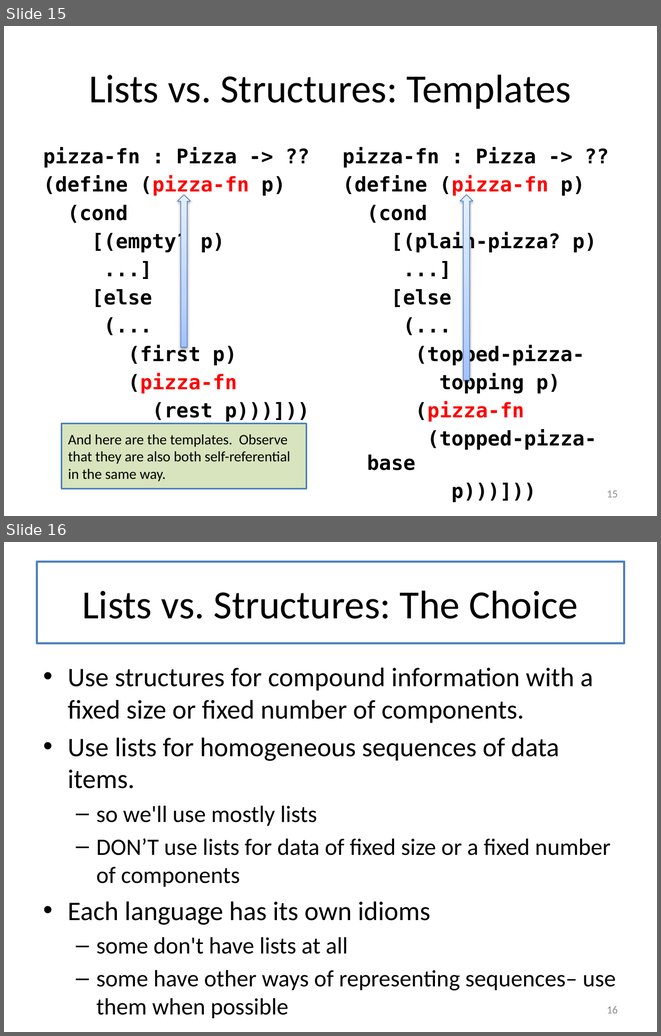
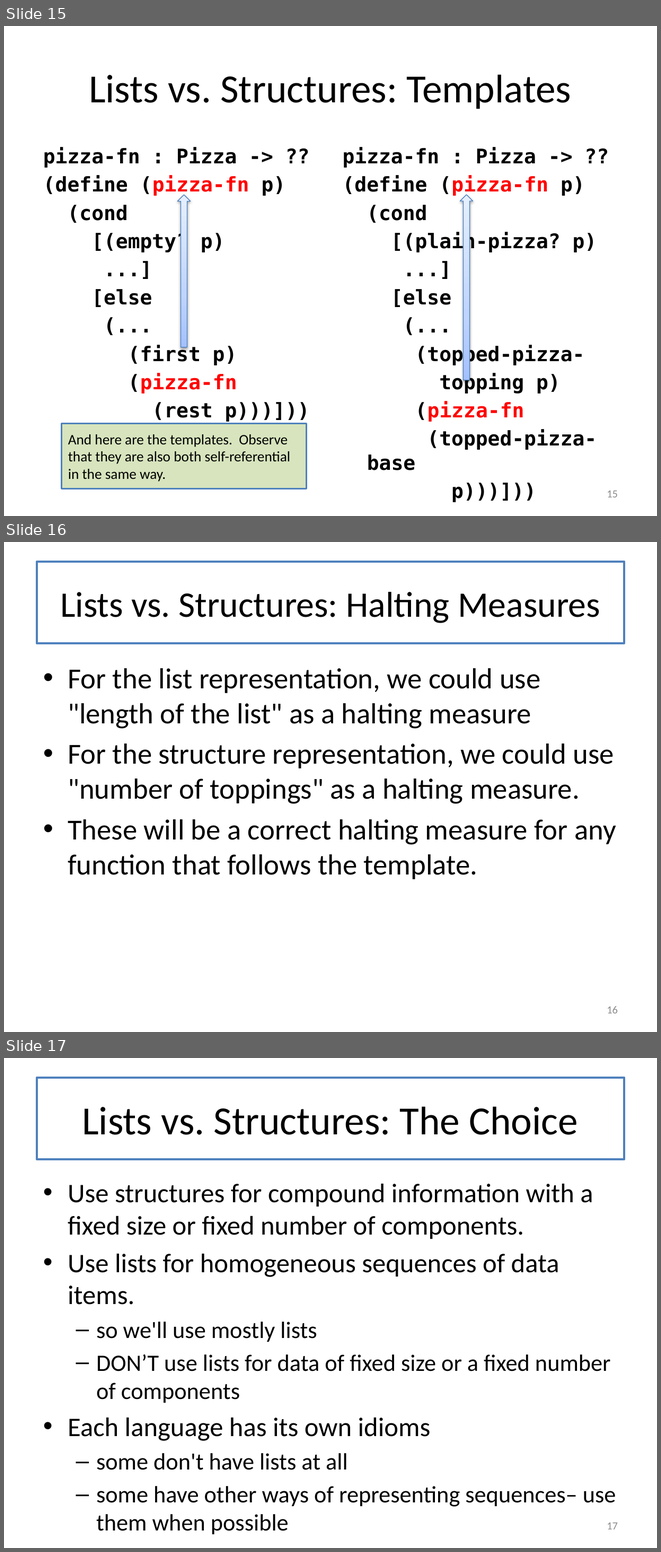
Before and after one commit to mwand/cs5010f16, a slide deck: Slides/Lesson 6.1 Lists vs. Structures.pptx. Shown one above the other, each under a label of ours: slides 15 and 16 before the commit, slides 15, 16 and 17 after it. The pictures are 661x1036 and 661x1552 pixels, drawn with LibreOffice and Linux fonts; fonts in the diff are those of the drawing. Boxes give left, top, right and bottom in pixels: in the first picture for what was removed or moved away, otherwise in the second. Text is boxed around its words. In the diff, an @@ line names an element or a change of style, - is before the commit and + after.

```diff
--- a/Slides/Lesson 6.1 Lists vs. Structures.pptx
+++ b/Slides/Lesson 6.1 Lists vs. Structures.pptx
@@ slide 16 added at (4, 542, 657, 1032), background #FFFFFF @@
@@ title added at (37, 562, 624, 643), fill #FFFFFF, outline #4F81BD 2.25 pt, 39.6 pt, text #000000 @@
+Lists vs. Structures: Halting Measures
@@ text added at (68, 668, 616, 879), 32 pt, text #000000 @@
+• For the list representation, we could use "length of the list" as a halting measure
+• For the structure representation, we could use "number of toppings" as a halting measure.
+• These will be a correct halting measure for any function that follows the template.
@@ page number added at (607, 1006, 618, 1013), 12 pt, text #8C8C8C @@
+16
@@ what was slide 16 is now slide 17 @@
@@ page number at (607, 1522, 618, 1529): text changed @@
-16
+17
```
Also in this commit, not shown: 4 slides changed, 9 other files.
